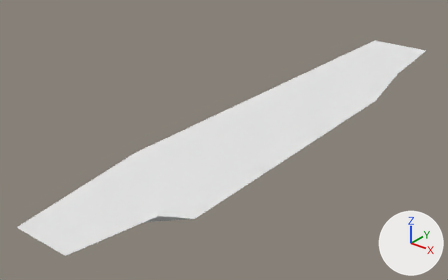
The OBJ model src/res/models/ship_carrier.obj: old version first, new version second.
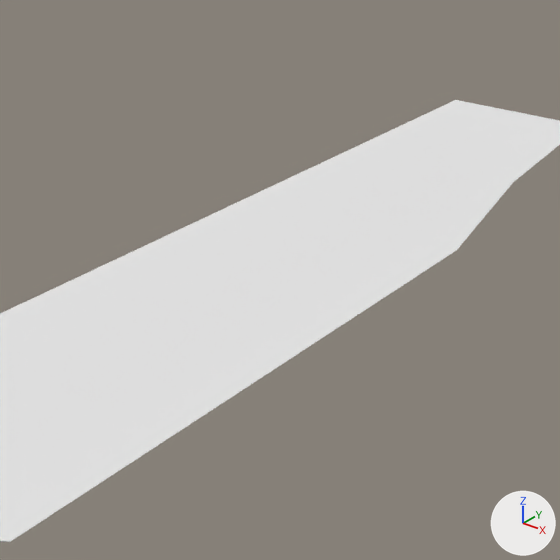
Each version appears first whole from a 50 mm lens placed at (23.5, -36.7, 20.5), pointed at (-2.7, -4.0, 0.2), and next in a close-up on the part from 43% to 93% of the width and 0% to 81% of the height. The lights are fixed; the arrows at lower right show +X, +Y and +Z. Where no turn or scale is listed for an object, it has been applied to the vertices.

Script lines for the objects in view, before the commit:
```python
me_cube_cube_001 = bpy.data.meshes.new('Cube_Cube.001')
me_cube_cube_001.from_pydata(...)  # 13 vertices, 14 faces; spans x -4.1..4.2, y -21.8..21.8, z -1.3..1.7
me_cube_cube_001.materials.append(mat_iron)  # white #e7e7e7
ob_cube_cube_001 = bpy.data.objects.new('Cube_Cube.001', me_cube_cube_001)
ob_cube_cube_001.location = (0.0, 0.0, 0.0)
```
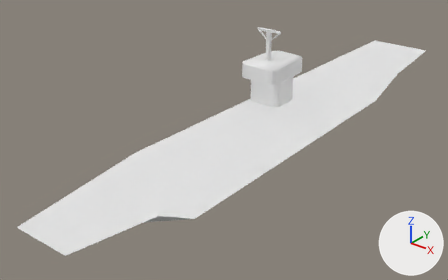
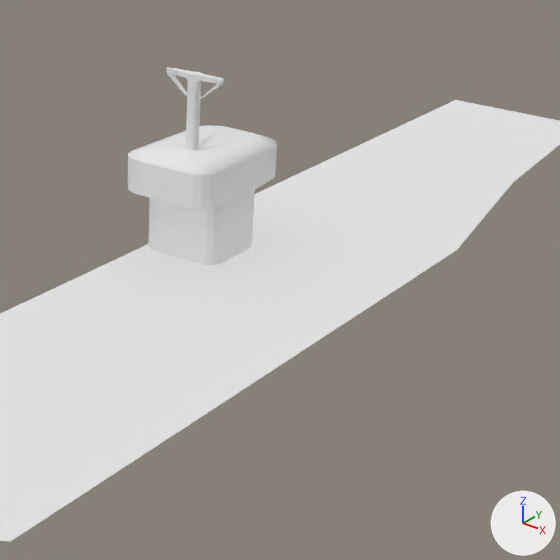
Boxes (x1, y1, x2, y2) around the edits, measured in the close-ups (560 x 560 px):
'Cube_Cube.001', reshaped
    before: (0, 100, 560, 542)
    after: (0, 67, 560, 542)
part 1 of me_cube_cube_001, added
    after: (0, 67, 560, 348)

Patch to the scene script:
```diff
--- a/src/res/models/ship_carrier.obj.py
+++ b/src/res/models/ship_carrier.obj.py
@@ me_cube_cube_001 @@
 # used by ob_cube_cube_001; location = (0.0, 0.0, 0.0)
-me_cube_cube_001.from_pydata(...)  # 13 vertices, 14 faces; spans x -4.1..4.2, y -21.8..21.8, z -1.3..1.7
+me_cube_cube_001.from_pydata(...)  # 321 vertices, 263 faces; spans x -4.1..4.2, y -21.8..21.8, z -1.3..7.5
+# me_cube_cube_001 part 1: 308 vertices added at x -4.1..-0.8, y -0.9..6.3, z 1.7..7.5
 me_cube_cube_001.materials.append(mat_iron)
```
